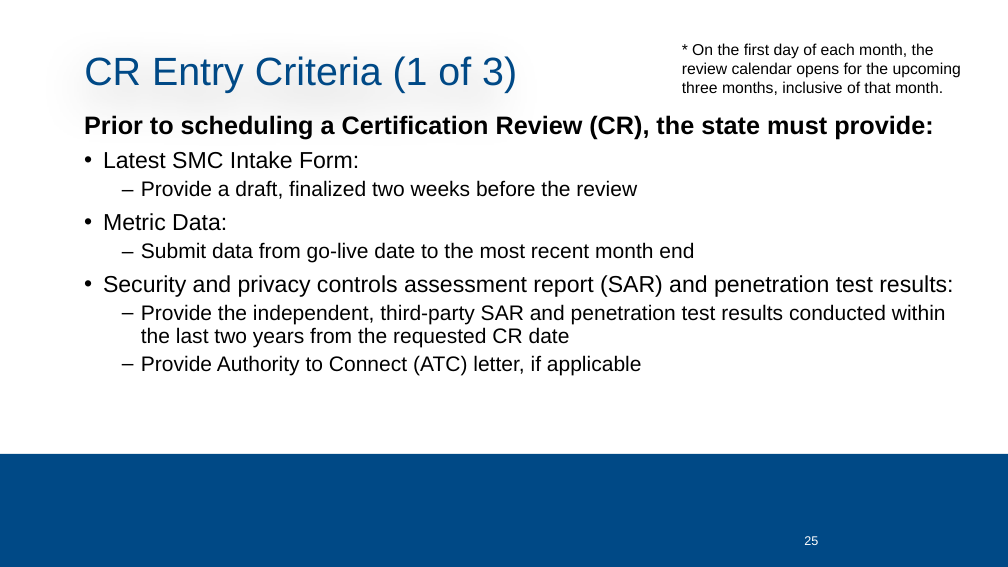
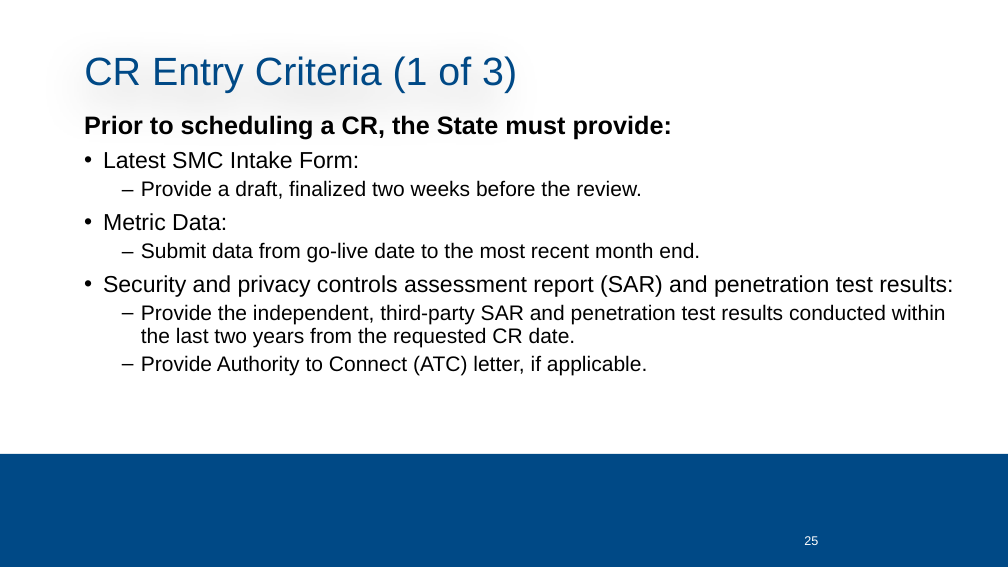
Before and after one commit to CMSgov/CMCS-DSG-DSS-Certification-Staging, a slide deck: slide 25 of SMC Kickoff Deck.pptx. Drawn at 1008x567 pixels with LibreOffice and Linux fonts; fonts in the diff are those of the drawing; background and template pictures are left out. Boxes give left, top, right and bottom in pixels: in the first picture for what was removed or moved away, otherwise in the second. Text is boxed around its words. In the diff, an @@ line names an element or a change of style, - is before the commit and + after.

```diff
--- a/SMC Kickoff Deck.pptx
+++ b/SMC Kickoff Deck.pptx
@@ text removed at [682, 43, 961, 95] @@
-* On the first day of each month, the review calendar opens for the upcoming three months, inclusive of that month.
@@ text at [84, 115, 672, 139]: text changed @@
-Prior to scheduling a Certification Review (CR), the state must provide:
+Prior to scheduling a CR, the State must provide:
@@ text at [141, 180, 641, 199]: text changed @@
-  – Provide a draft, finalized two weeks before the review
+  – Provide a draft, finalized two weeks before the review.
@@ text at [141, 242, 700, 263]: text changed @@
-  – Submit data from go-live date to the most recent month end
+  – Submit data from go-live date to the most recent month end.
@@ text at [141, 304, 946, 375]: text changed @@
-  – Provide the independent, third-party SAR and penetration test results conducted within the last two years from the requested CR date
-  – Provide Authority to Connect (ATC) letter, if applicable
+  – Provide the independent, third-party SAR and penetration test results conducted within the last two years from the requested CR date.
+  – Provide Authority to Connect (ATC) letter, if applicable.
```
Also in this commit, not shown: 25 other slides changed, 2 slides added, 3 slides removed.
